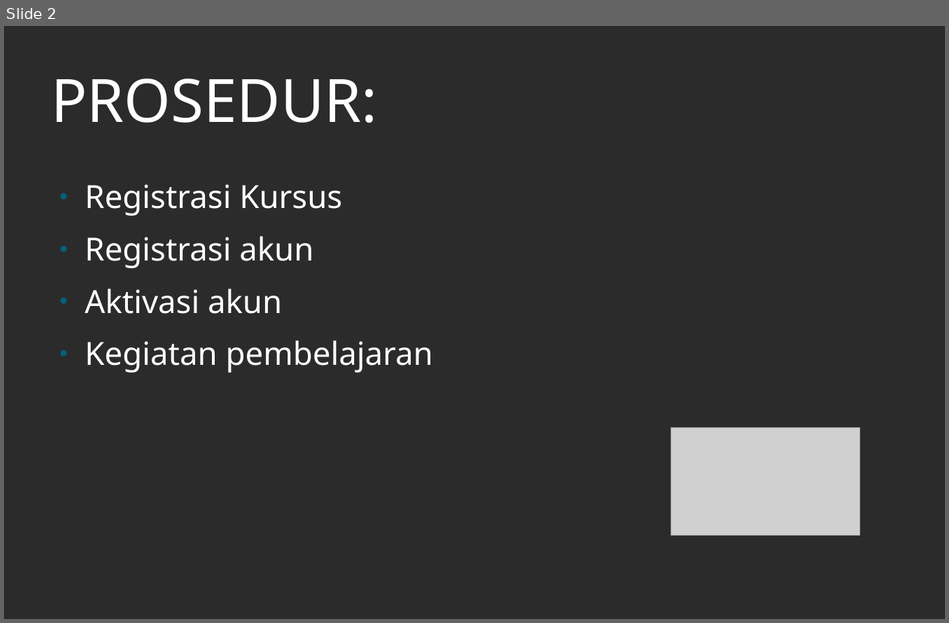
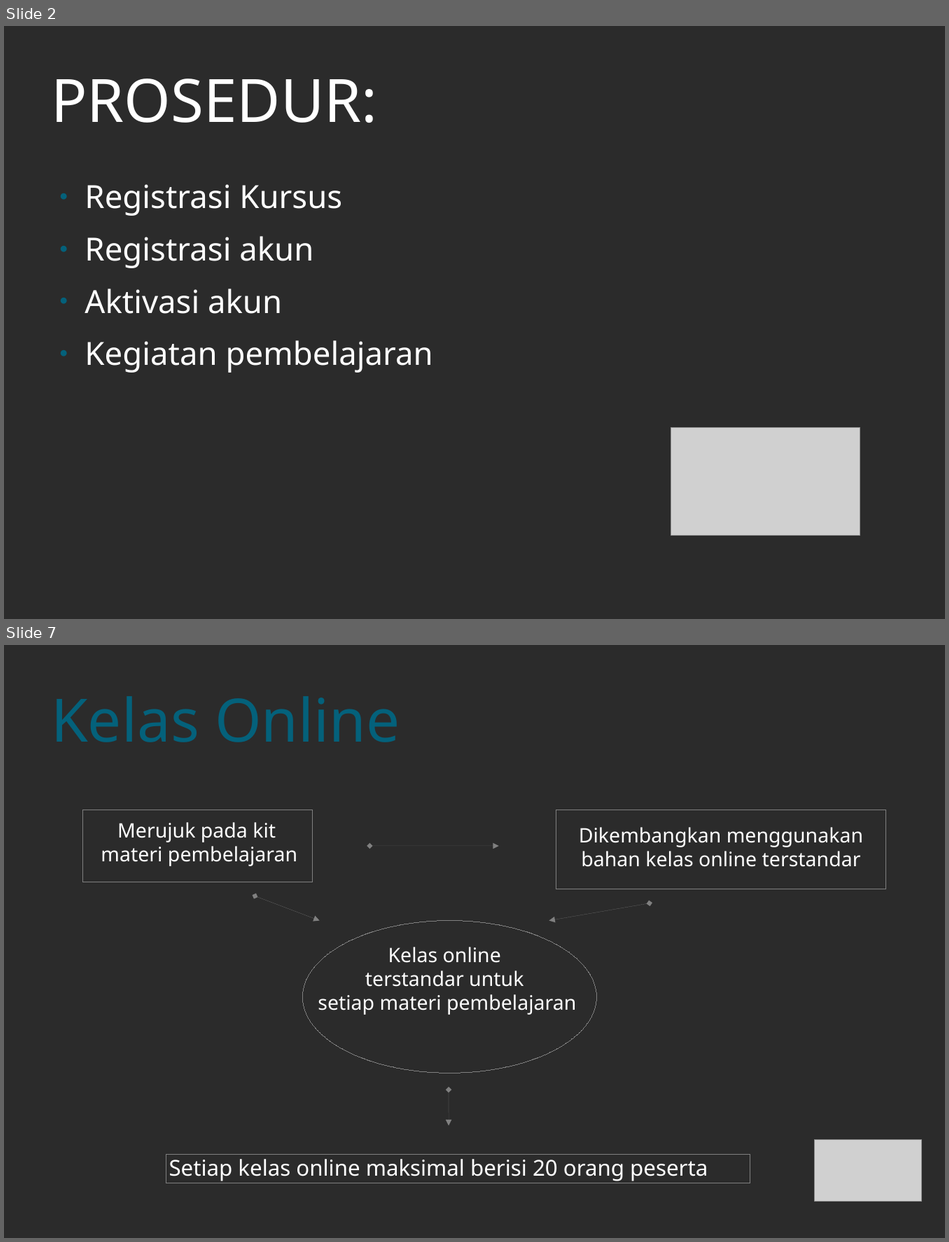
Before and after one commit to jejaksaid/flc, a slide deck: study path.odp. Shown one above the other, each under a label of ours: slide 2 before the commit, slides 2 and 7 after it; the slides between them are not shown. The pictures are 949x623 and 949x1242 pixels, drawn with LibreOffice and Linux fonts; fonts in the diff are those of the drawing; grey boxes stand for pictures; background and template pictures are left out; a plain dark background stands for a picture behind light text. Boxes give left, top, right and bottom in pixels: in the first picture for what was removed or moved away, otherwise in the second. Text is boxed around its words. In the diff, an @@ line names an element or a change of style, - is before the commit and + after.

```diff
--- a/study path.odp
+++ b/study path.odp
@@ slide 7 added at box(4, 645, 945, 1238), background picture (left out) @@
@@ title added at box(52, 669, 898, 767), 60 pt, text #04617B @@
+Kelas Online
@@ rectangle added at box(83, 810, 312, 882), outline #808080 0 pt @@
@@ rectangle added at box(556, 810, 886, 889), outline #808080 0 pt @@
@@ text added at box(101, 822, 297, 866), 20 pt, text #FFFFFF @@
+Merujuk pada kit
+materi pembelajaran
@@ text added at box(579, 827, 863, 867), 20 pt, text #FFFFFF @@
+Dikembangkan menggunakan
+bahan kelas online terstandar
@@ double arrow added from (369, 846) to (499, 846), #808080 0 pt @@
@@ double arrow added from (255, 896) to (320, 920), #808080 0 pt @@
@@ double arrow added from (649, 903) to (549, 920), #808080 0 pt @@
@@ ellipse added at box(302, 920, 596, 1073), outline #808080 0 pt @@
@@ text added at box(318, 947, 576, 1015), 20 pt, text #FFFFFF @@
+Kelas online
+terstandar untuk
+setiap materi pembelajaran
@@ double arrow added from (448, 1089) to (448, 1125), #808080 0 pt @@
@@ picture added at box(815, 1140, 922, 1201) @@
@@ rectangle added at box(166, 1154, 750, 1183), outline #808080 0 pt @@
@@ text added at box(169, 1159, 708, 1181), 22 pt, text #FFFFFF @@
+Setiap kelas online maksimal berisi 20 orang peserta
```
Also in this commit, not shown: 2 slides changed, 3 other slides added, 1 other file.
